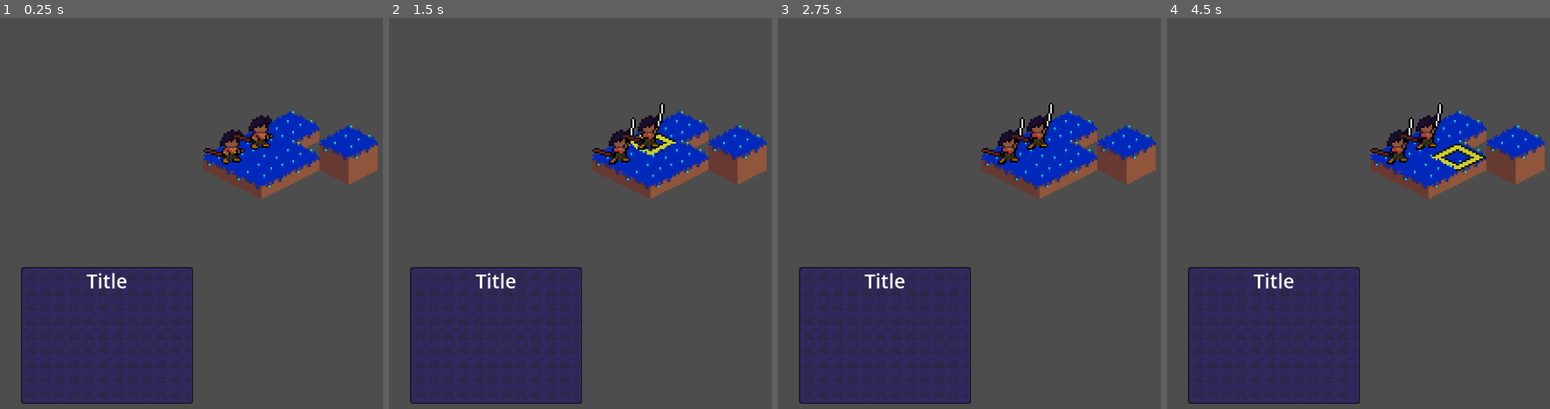
Above: before the commit, frames 1-4 (left to right).
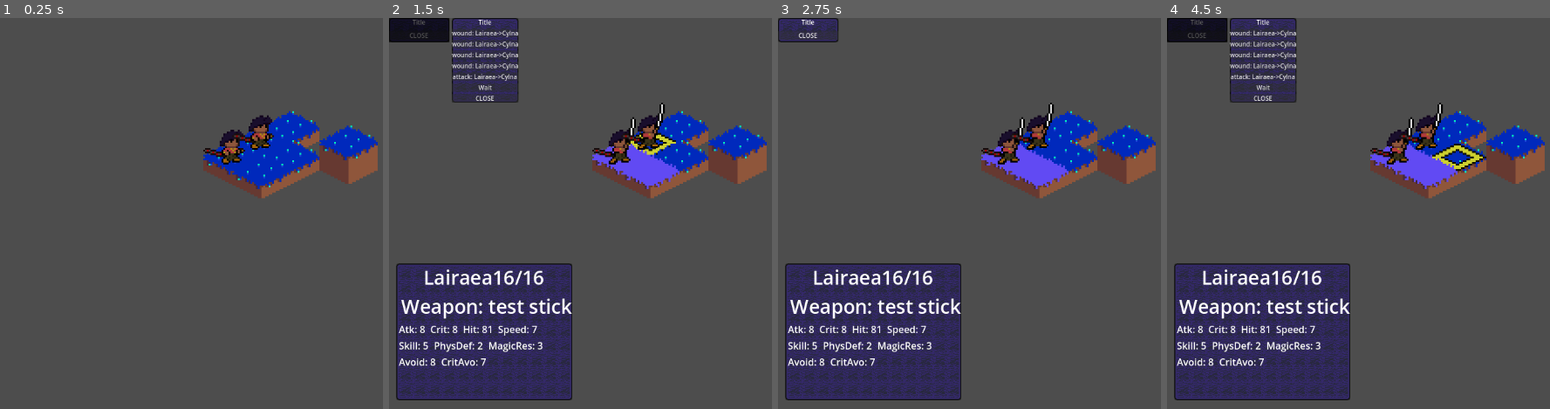
Above: after the commit, the same moments.

Repository: Puffe14/godot-breaker-srpg
Game: Godot game, scene res://nodes/main_gui.tscn
Same seed, same stepped clock (60 frames per second), same inputs: the game is played once before the commit and once after it. The project has no main scene, so this scene is started directly.
Inputs (mouse positions are in pixels of both pictures, inside the frame that each line leads up to):
- Up to frame 1 (0.25 s): no input
- Up to frame 2 (1.5 s): move the mouse to (622, 154) at 0.52 s; click (622, 154) at 0.6 s; tap Enter at 1.25 s; move the mouse to (649, 143) at 1.27 s; click (649, 143) at 1.35 s
- Up to frame 3 (2.75 s): click (873, 33) at 2 s, where only the run after the commit has a clickable "wound: Lairaea->Cylna"
- Up to frame 4 (4.5 s): tap Space at 2.75 s; move the mouse to (1427, 170) at 2.77 s; click (1427, 170) at 2.85 s; click (1262, 45) at 3.5 s, where only the run after the commit has a clickable "wound: Lairaea->Cylna"; tap Enter at 4.25 s; move the mouse to (1458, 154) at 4.27 s; click (1458, 154) at 4.35 s

The runs differ from the first frame. In frame 1, 16% of the frame differs, in the area x 5-51%, y 63-99%; in frame 2, 15%; in frame 3, 11%; in frame 4, 15%.

Commit message:
Added tile and unit container classes, Fixed emitting for available action location

Diff:
--- a/nodes/main_gui.tscn
+++ b/nodes/main_gui.tscn
@@ -8,15 +8,17 @@
 [ext_resource type="Resource" uid="uid://dbvi4m2ryv53" path="res://resources/data/units/test_unit_l.tres" id="6_4lkkm"]
 [ext_resource type="SpriteFrames" uid="uid://c0rww68rlw5y4" path="res://resources/images/animation/lairaea.tres" id="7_qdy25"]
 [ext_resource type="Resource" uid="uid://bie562w7q05je" path="res://resources/data/units/test_unit_c.tres" id="8_mvnht"]
-[ext_resource type="Texture2D" uid="uid://dip55r228m6to" path="res://resources/images/ui/background-purple.png" id="9_cu6kq"]
+[ext_resource type="PackedScene" uid="uid://c73exgfedhbd7" path="res://nodes/menus/unit_container.tscn" id="9_4lkkm"]
+[ext_resource type="PackedScene" uid="uid://d3leony1sl4j3" path="res://nodes/menus/tile_container.tscn" id="10_4lkkm"]
 
-[sub_resource type="Theme" id="Theme_4lkkm"]
-default_font_size = 32
-
-[node name="MainGUI" type="Node2D" node_paths=PackedStringArray("map")]
+[node name="MainGUI" type="Node2D" node_paths=PackedStringArray("map", "hud_node", "menu_node", "unit_container", "tile_container")]
 script = ExtResource("1_q7ebc")
 map = NodePath("MapNode")
 game = ExtResource("2_spby4")
+hud_node = NodePath("HUD")
+menu_node = NodePath("HUD/MenuControl")
+unit_container = NodePath("HUD/UnitContainer")
+tile_container = NodePath("HUD/TileContainer")
 
 [node name="MapNode" parent="." instance=ExtResource("2_7wb8r")]
 position = Vector2(336, 202)
@@ -39,41 +41,21 @@
 offset_right = 40.0
 offset_bottom = 40.0
 
-[node name="MarginContainer" type="MarginContainer" parent="HUD"]
+[node name="UnitContainer" parent="HUD" instance=ExtResource("9_4lkkm")]
 layout_mode = 0
-offset_left = 35.0
-offset_top = 412.0
-offset_right = 319.0
-offset_bottom = 638.0
+offset_left = 12.0
+offset_top = 406.0
+offset_right = 296.0
+offset_bottom = 632.0
 
-[node name="NinePatchRect" type="NinePatchRect" parent="HUD/MarginContainer"]
-custom_minimum_size = Vector2(100, 0)
-layout_mode = 2
-texture = ExtResource("9_cu6kq")
-region_rect = Rect2(0, 0, 32, 32)
-patch_margin_left = 4
-patch_margin_top = 4
-patch_margin_right = 4
-patch_margin_bottom = 4
-axis_stretch_horizontal = 1
-axis_stretch_vertical = 1
+[node name="TileContainer" parent="HUD" instance=ExtResource("10_4lkkm")]
+layout_mode = 0
+offset_left = 921.0
+offset_top = 565.0
+offset_right = 1136.0
+offset_bottom = 632.0
 
-[node name="PanelContainer" type="PanelContainer" parent="HUD/MarginContainer"]
-layout_mode = 2
-
-[node name="VBoxContainer" type="VBoxContainer" parent="HUD/MarginContainer/PanelContainer"]
-layout_mode = 2
-
-[node name="Title" type="Label" parent="HUD/MarginContainer/PanelContainer/VBoxContainer"]
-layout_mode = 2
-theme = SubResource("Theme_4lkkm")
-text = "Title"
-horizontal_alignment = 1
-
-[node name="StatList" type="VBoxContainer" parent="HUD/MarginContainer/PanelContainer/VBoxContainer"]
-layout_mode = 2
-
-[node name="HideRect" type="ColorRect" parent="HUD/MarginContainer"]
-visible = false
-layout_mode = 2
-color = Color(0, 0, 0, 0.6392157)
+[node name="MenuControl" type="Control" parent="HUD"]
+anchors_preset = 0
+offset_right = 40.0
+offset_bottom = 40.0
--- a/nodes/menus/button_menu.tscn
+++ b/nodes/menus/button_menu.tscn
@@ -1,8 +1,7 @@
-[gd_scene load_steps=6 format=3 uid="uid://crdd7l11uuw22"]
+[gd_scene load_steps=5 format=3 uid="uid://crdd7l11uuw22"]
 
 [ext_resource type="Texture2D" uid="uid://dip55r228m6to" path="res://resources/images/ui/background-purple.png" id="1_lerbw"]
 [ext_resource type="Script" uid="uid://6ho420hkl0gv" path="res://nodes/menus/button_menu.gd" id="1_rc8qm"]
-[ext_resource type="Resource" uid="uid://dbvi4m2ryv53" path="res://resources/data/units/test_unit_l.tres" id="4_c0ade"]
 
 [sub_resource type="StyleBoxFlat" id="StyleBoxFlat_rc8qm"]
 bg_color = Color(0.19076231, 0.19076234, 0.19076222, 0.4745098)
@@ -24,7 +23,6 @@
 menu_h_container = NodePath("HMenuContainer")
 hider_rect = NodePath("HMenuContainer/MarginContainer/HideRect")
 title = NodePath("HMenuContainer/MarginContainer/PanelContainer/VBoxContainer/Title")
-user = ExtResource("4_c0ade")
 
 [node name="HMenuContainer" type="HBoxContainer" parent="."]
 layout_mode = 0
--- a/nodes/menus/button_option.gd
+++ b/nodes/menus/button_option.gd
@@ -18,7 +18,7 @@
 	var options: Array = []
 	# if the options is an action, play it instead
 	if item.has_method("play"):
-		game.add_to_stack(item)
+		game.add_to_stack(item, user)
 		return []
 	## create sub menu options
 	# if the item has an inventory
--- /dev/null
+++ b/nodes/menus/tile_container.tscn
@@ -0,0 +1,48 @@
+[gd_scene load_steps=4 format=3 uid="uid://d3leony1sl4j3"]
+
+[ext_resource type="Texture2D" uid="uid://dip55r228m6to" path="res://resources/images/ui/background-purple.png" id="1_bvy3b"]
+[ext_resource type="Script" uid="uid://p0roxqun8pi1" path="res://scripts/ui/tile_container.gd" id="1_oyo3n"]
+
+[sub_resource type="Theme" id="Theme_4lkkm"]
+default_font_size = 32
+
+[node name="TileContainer" type="MarginContainer" node_paths=PackedStringArray("title", "stat_container")]
+offset_left = 919.0
+offset_top = 571.0
+offset_right = 1134.0
+offset_bottom = 638.0
+script = ExtResource("1_oyo3n")
+title = NodePath("PanelContainer/VBoxContainer/Title")
+stat_container = NodePath("PanelContainer/VBoxContainer/StatList")
+
+[node name="NinePatchRect" type="NinePatchRect" parent="."]
+custom_minimum_size = Vector2(100, 0)
+layout_mode = 2
+texture = ExtResource("1_bvy3b")
+region_rect = Rect2(0, 0, 32, 32)
+patch_margin_left = 4
+patch_margin_top = 4
+patch_margin_right = 4
+patch_margin_bottom = 4
+axis_stretch_horizontal = 1
+axis_stretch_vertical = 1
+
+[node name="PanelContainer" type="PanelContainer" parent="."]
+layout_mode = 2
+
+[node name="VBoxContainer" type="VBoxContainer" parent="PanelContainer"]
+layout_mode = 2
+
+[node name="Title" type="Label" parent="PanelContainer/VBoxContainer"]
+layout_mode = 2
+theme = SubResource("Theme_4lkkm")
+text = "Tile"
+horizontal_alignment = 1
+
+[node name="StatList" type="VBoxContainer" parent="PanelContainer/VBoxContainer"]
+layout_mode = 2
+
+[node name="HideRect" type="ColorRect" parent="."]
+visible = false
+layout_mode = 2
+color = Color(0, 0, 0, 0.6392157)
--- /dev/null
+++ b/nodes/menus/unit_container.tscn
@@ -0,0 +1,84 @@
+[gd_scene load_steps=4 format=3 uid="uid://c73exgfedhbd7"]
+
+[ext_resource type="Script" uid="uid://ddg2of0p5ik6o" path="res://scripts/ui/unit_container.gd" id="1_altb7"]
+[ext_resource type="Texture2D" uid="uid://dip55r228m6to" path="res://resources/images/ui/background-purple.png" id="2_nu1ys"]
+
+[sub_resource type="Theme" id="Theme_4lkkm"]
+default_font_size = 32
+
+[node name="UnitContainer" type="MarginContainer" node_paths=PackedStringArray("title", "stat_container")]
+offset_left = 35.0
+offset_top = 412.0
+offset_right = 319.0
+offset_bottom = 638.0
+script = ExtResource("1_altb7")
+title = NodePath("PanelContainer/VBoxContainer/Title")
+stat_container = NodePath("PanelContainer/VBoxContainer/HFlowContainer")
+
+[node name="NinePatchRect" type="NinePatchRect" parent="."]
+custom_minimum_size = Vector2(100, 0)
+layout_mode = 2
+texture = ExtResource("2_nu1ys")
+region_rect = Rect2(0, 0, 32, 32)
+patch_margin_left = 4
+patch_margin_top = 4
+patch_margin_right = 4
+patch_margin_bottom = 4
+axis_stretch_horizontal = 1
+axis_stretch_vertical = 1
+
+[node name="PanelContainer" type="PanelContainer" parent="."]
+layout_mode = 2
+
+[node name="VBoxContainer" type="VBoxContainer" parent="PanelContainer"]
+layout_mode = 2
+
+[node name="Title" type="Label" parent="PanelContainer/VBoxContainer"]
+layout_mode = 2
+theme = SubResource("Theme_4lkkm")
+text = "Unit"
+horizontal_alignment = 1
+
+[node name="HFlowContainer" type="HFlowContainer" parent="PanelContainer/VBoxContainer"]
+layout_mode = 2
+
+[node name="Title" type="Label" parent="PanelContainer/VBoxContainer/HFlowContainer"]
+layout_mode = 2
+theme = SubResource("Theme_4lkkm")
+text = "Unit"
+horizontal_alignment = 1
+
+[node name="Title2" type="Label" parent="PanelContainer/VBoxContainer/HFlowContainer"]
+layout_mode = 2
+theme = SubResource("Theme_4lkkm")
+text = "Unit"
+horizontal_alignment = 1
+
+[node name="Title3" type="Label" parent="PanelContainer/VBoxContainer/HFlowContainer"]
+layout_mode = 2
+theme = SubResource("Theme_4lkkm")
+text = "Unit"
+horizontal_alignment = 1
+
+[node name="Title4" type="Label" parent="PanelContainer/VBoxContainer/HFlowContainer"]
+layout_mode = 2
+theme = SubResource("Theme_4lkkm")
+text = "Unit"
+horizontal_alignment = 1
+
+[node name="Title5" type="Label" parent="PanelContainer/VBoxContainer/HFlowContainer"]
+layout_mode = 2
+theme = SubResource("Theme_4lkkm")
+text = "Unit"
+horizontal_alignment = 1
+
+[node name="Title6" type="Label" parent="PanelContainer/VBoxContainer/HFlowContainer"]
+layout_mode = 2
+theme = SubResource("Theme_4lkkm")
+text = "Unit"
+horizontal_alignment = 1
+
+[node name="HideRect" type="ColorRect" parent="."]
+visible = false
+layout_mode = 2
+color = Color(0, 0, 0, 0.6392157)
--- a/scripts/components/game/ai.gd
+++ b/scripts/components/game/ai.gd
@@ -6,16 +6,16 @@
 var currentUnit: Units = null
 
 func _init(_game: Game = null) -> void:
-    game = _game
+	game = _game
 
 ## Called to make the AI act and continue going through groups*/
 func play():
-    if (currentGroup || currentGroup.doneActing) and !groupsLeft.is_empty():
-        currentGroup = nextGroup()
-    if currentGroup.doneActing():
-        currentGroup = null
-    if currentGroup:
-        continue_group(currentGroup)
+	if (currentGroup || currentGroup.doneActing) and !groupsLeft.is_empty():
+		currentGroup = nextGroup()
+	if currentGroup.doneActing():
+		currentGroup = null
+	if currentGroup:
+		continue_group(currentGroup)
 
   ## Gives a random item [T] from a collection.*/
 #func randomFrom[T, C[T] <: collection.Seq[T]](thingCollection: C[T]): T =
@@ -52,28 +52,28 @@
 
   ## Adds Groups next action to the action queue of the game.*/
 func continue_group(g: Group):
-    var actAndGo: Array[Action] = []
-    #match selectNextAction(g):
-    #  case Some(c: Combat) =>
-    #    game.move(c.select) match
-    #      #  In case the character needs to move
-    #      case Some(move) =>
-    #        move.location = c.location
-    #        Vector(move, c)
-    #      #  If no movement takes place
-    #      case _ => Vector(c)
-    #  case Some(a: Action) =>
-    #    Vector(a)
-    #  case _ => Vector()
-    actAndGo.push_back(unitBestAction(g.haveNotActed().pop_front()))
-    addToStack(actAndGo)
+	var actAndGo: Array[Action] = []
+	#match selectNextAction(g):
+	#  case Some(c: Combat) =>
+	#    game.move(c.select) match
+	#      #  In case the character needs to move
+	#      case Some(move) =>
+	#        move.location = c.location
+	#        Vector(move, c)
+	#      #  If no movement takes place
+	#      case _ => Vector(c)
+	#  case Some(a: Action) =>
+	#    Vector(a)
+	#  case _ => Vector()
+	actAndGo.push_back(unitBestAction(g.haveNotActed().pop_front()))
+	addToStack(actAndGo)
 
 
 
 # !!! could I add a way to track action priority based on if hp is critical or so on?
 ### Checks the best action for a unit*/
 func unitBestAction(u: Units) -> Action:
-    return game.availableActions(u).pop_front()
+	return game.availableActions(u).pop_front()
 #    var chosen: Vector[Action] = Vector()
 #    #  equip the first weapon&medkit, all armor in inventory
 #    u.equipFirst()
@@ -135,12 +135,12 @@
 #
   ##  Add action to the stack of the game. */
 func addToStack(actions: Array[Action]):
-    for act in actions:
-        game.add_to_stack(act)
+	for act in actions:
+		game.add_to_stack(act)
 
 
 func nextGroup():
-    currentGroup = groupsLeft.pop_back()
+	currentGroup = groupsLeft.pop_back()
 
 #func checkGroupCondition() = ()
 #
--- a/scripts/components/game/game.gd
+++ b/scripts/components/game/game.gd
@@ -55,6 +55,8 @@
 	# Select a new acting unit
 	elif occupiable:
 		acting = occupant
+	else:
+		acting = null
 	update.emit()
 
 ### ACTIONS INTO STACK ###
@@ -88,18 +90,19 @@
 				#  possible breaks
 				if unit.canBreak():
 					for b in utr.unit.breakableParts():
-						combats.push_back(break_combat.recreate(unit, utr.unit, utr.dist, b))
+						newActions.push_back(break_combat.recreate(unit, utr.unit, utr.dist, b))
 				#  possible wounds
 				if unit.canWound():
 					for b in utr.unit.woundableParts():
-						combats.push_back(wound_combat.recreate(unit, utr.unit, utr.dist, b))
+						newActions.push_back(wound_combat.recreate(unit, utr.unit, utr.dist, b))
 				#  combine all of them with basic Combat
-				combats.push_back(regular_combat.recreate(unit, utr.unit, utr.dist))
+				newActions.push_back(regular_combat.recreate(unit, utr.unit, utr.dist))
 				for na in newActions:
 					# Sets where these actions are happening so that a correct Move is made.
-					na.location = utr.tile
+					na.location = tile
 					# Sets the weapon used when the actions happen
 					na.weapon = weapon
+				total.append_array(newActions)
 
 		var heals = [] #(for medkit <- unit.usableMedkits yield # Medkits that the character could use
 #fm.movementRangeTiles(unit) # On movement range tiles --Tiles
--- a/scripts/components/maps/field_map.gd
+++ b/scripts/components/maps/field_map.gd
@@ -61,7 +61,7 @@
 	var former = tileOf(unit)
 	if target.occupiable:
 		# remove from previous
-		if former.occupiable:
+		if former and former.occupiable:
 			former.occupiable.removeOccupant()
 		# add to new target tile
 		target.occupiable.addOccupant(unit)
--- a/scripts/components/tiles/occupiable.gd
+++ b/scripts/components/tiles/occupiable.gd
@@ -12,8 +12,8 @@
 	return occupant !=  null
 
 func addOccupant(newUnit: Units) -> void:
-	if occupied():
-		print("Adding Occupant "+newUnit.name+" failed. Tile already has "+occupant.name)
+	if occupied() and occupant != newUnit:
+		print("Adding Occupant "+newUnit.character.myName+" failed. Tile already has "+occupant.character.myName)
 	else:
 		occupant = newUnit
 
--- a/scripts/ui/main_gui.gd
+++ b/scripts/ui/main_gui.gd
@@ -4,15 +4,26 @@
 @export var game: Game = null
 var popup_text: PackedScene = preload("res://nodes/popup_text.tscn")
 var pre_button_menu = preload("res://nodes/menus/button_menu.tscn")
+@export var hud_node: Control = null
+@export var menu_node: Control = null
+@export var unit_container: UnitContainer = null
+@export var tile_container: TileContainer = null
 
 func _ready() -> void:
 	map.move.connect(move)
 	game.currentMap = map.field_map
+	game.update.connect(on_game_update)
 	map.draw_tiles(map.direction)
+	draw_and_set_tiles()
+
+var set = false
+func _process(_delta):
+	game.currentMap = map.field_map
+	if !game.update.is_connected(on_game_update):
+		game.update.connect(on_game_update)
+	#if !set:
+	#	set = true
 	map.set_tiles_in_nodes()
-
-
-func _process(_delta):
 	connect_tile_nodes()
 	show_movement_range()
 	if game.queue.is_empty(): return
@@ -21,6 +32,7 @@
 	current_action.move.connect(move)
 	await current_action.stop
 
+### UNIT NODE HANDLING ###
 
 func animate(animation: String, unit: Units, delay: float, msg: String = ""):
 	for u in get_tree().get_nodes_in_group("unit"):
@@ -36,11 +48,11 @@
 	var pos = map.tile_translated_to_v2(location)
 	move(pos, unit, location.position.z, delay)
 
-
+### TILE NODE HANDING ###
 
 func tile_sent_selected(tile: Tile):
 	game.selectTile(tile)
-	$Control/Label.text = str(tile)
+	tile_container._ready(tile)
 
 func connect_tile_nodes():
 	for i: Tile in game.currentMap.grid.tiles:
@@ -57,13 +69,27 @@
 		if node:
 			node.show_move_sprite(true)
 
-
-func on_game_update():
+func draw_and_set_tiles():
 	map.draw_tiles(map.direction)
 	map.set_tiles_in_nodes()
 
-	var menu = pre_button_menu.instantiate()
-	#menu.new_menu([game.acting])
-	menu.new_menu(game.availableActions(game.acting))
-	$Control/Label.text = str(game.acting)
-	$Control.add_child(menu)
+func on_game_update():
+	draw_and_set_tiles()
+	unit_container._ready(game.acting)
+	if game.acting == game.target:
+		free_children(menu_node)
+		var menu = pre_button_menu.instantiate()
+		menu.game = game
+		menu.new_menu([game.acting])
+		menu_node.add_child(menu)
+	elif game.target:
+		free_children(menu_node)
+		var menu = pre_button_menu.instantiate()
+		menu.game = game
+		menu.user = game.acting
+		menu.new_menu(game.availableActions(game.acting))
+		hud_node.add_child(menu)
+
+func free_children(node) -> void:
+	for child in node.get_children():
+		child.queue_free()
--- a/scripts/ui/map_node.gd
+++ b/scripts/ui/map_node.gd
@@ -35,7 +35,8 @@
 		pos = translate_back_dir(pos)
 		var tile: Tile = field_map.grid.get_tile_v(pos)
 		tile_node.tile = tile
-		tile.show_move.connect(tile_node.show_move_sprite)
+		if !tile.show_move.is_connected(tile_node.show_move_sprite):
+			tile.show_move.connect(tile_node.show_move_sprite)
 		tile_node._ready()
 	#joku.sort_custom(sort_tiles_pos_x_y)
 	#for i: int in range(0,joku.size()):
--- /dev/null
+++ b/scripts/ui/stat_container.gd
@@ -0,0 +1,32 @@
+extends MarginContainer
+
+@export var title: Label = null
+@export var stat_container: HFlowContainer = null
+@export var stats: Stats = null
+
+func _ready(new_stat: Stats = null) -> void:
+	if new_stat:
+		stats = new_stat
+	set_stat()
+
+func set_stat():
+	for child_node in stat_container.get_children():
+		child_node.queue_free()
+	var stat_labels = [
+		"stn: "+str(stats.stn),
+		"mag: "+str(stats.mag),
+		"skl: "+str(stats.skl),
+		"spd: "+str(stats.spd),
+		"def: "+str(stats.dfn),
+		"res: "+str(stats.res),
+		"move: "+str(stats.move),
+		"jump: "+str(stats.jump)
+	]
+	for label_text in stat_labels:
+		var new_label: Label = Label.new()
+		new_label.text = label_text
+		stat_container.add_child(new_label)
+
+#class StatLabel:
+#	func _init() -> void:
+#
--- a/scripts/ui/test_menu.gd
+++ b/scripts/ui/test_menu.gd
@@ -92,7 +92,8 @@
 	#menu.new_menu([game.acting])
 	var menu = pre_button_menu.instantiate()
 	menu.game = game
-	menu.new_menu(game.availableActions(game.acting))
+	menu.user = game.acting
+	menu.new_menu(game.availableActions(game.acting, true))
 	$Control/Label.text = str(game.acting)
 	for i in $Control/MenuControl.get_children():
 		i.queue_free()
--- /dev/null
+++ b/scripts/ui/tile_container.gd
@@ -0,0 +1,50 @@
+class_name TileContainer extends MarginContainer
+
+@export var title: Label = null
+@export var stat_container: Container = null
+@export var tile: Tile = null
+
+func _ready(new_tile = null) -> void:
+	tile = new_tile
+	set_stat()
+
+func set_visibility() -> bool:
+	if !(tile) or tile.tile_name == "":
+		visible = false
+	else: visible = true
+	return visible
+
+func set_stat():
+	if !set_visibility(): return # stop if not visible
+
+	title.text = tile.tile_name
+	#for child_node in stat_container.get_children():
+	#	child_node.queue_free()
+	#var stat_labels = [
+	#	" Atk: "+str(unit.AT()),
+	#	" Crit: "+str(unit.CR()),
+	#	" Hit: "+str(unit.HI()),
+	#	" Speed: "+str(unit.AS()),
+	#	" Skill: "+str(unit.SK()),
+	#	" PhysDef: "+str(unit.PD()),
+	#	" MagicRes: "+str(unit.MD()),
+	#	" Avoid: "+str(unit.CR()),
+	#	" CritAvo: "+str(unit.CA())
+	#]
+		#"\n",
+		#"stn: "+str(unit.stn()),
+		#"mag: "+str(unit.mag()),
+		#"skl: "+str(unit.skl()),
+		#"spd: "+str(unit.spd()),
+		#"def: "+str(unit.dfn()),
+		#"res: "+str(unit.res()),
+		#"move: "+str(unit.MOVE()),
+		#"jump: "+str(unit.JUMP())
+	#for label_text in stat_labels:
+	#	var new_label: Label = Label.new()
+	#	new_label.text = label_text
+	#	stat_container.add_child(new_label)
+
+#class StatLabel:
+#	func _init() -> void:
+#
--- /dev/null
+++ b/scripts/ui/unit_container.gd
@@ -0,0 +1,50 @@
+class_name UnitContainer extends MarginContainer
+
+@export var title: Label = null
+@export var stat_container: Container = null
+@export var unit = null
+
+func _ready(new_unit = null) -> void:
+	unit = new_unit
+	set_stat()
+
+func set_visibility() -> bool:
+	if !(unit):
+		visible = false
+	else: visible = true
+	return visible
+
+func set_stat():
+	if !set_visibility(): return # stop if not visible
+
+	title.text = unit.shortInfo()
+	for child_node in stat_container.get_children():
+		child_node.queue_free()
+	var stat_labels = [
+		" Atk: "+str(unit.AT()),
+		" Crit: "+str(unit.CR()),
+		" Hit: "+str(unit.HI()),
+		" Speed: "+str(unit.AS()),
+		" Skill: "+str(unit.SK()),
+		" PhysDef: "+str(unit.PD()),
+		" MagicRes: "+str(unit.MD()),
+		" Avoid: "+str(unit.CR()),
+		" CritAvo: "+str(unit.CA())
+	]
+		#"\n",
+		#"stn: "+str(unit.stn()),
+		#"mag: "+str(unit.mag()),
+		#"skl: "+str(unit.skl()),
+		#"spd: "+str(unit.spd()),
+		#"def: "+str(unit.dfn()),
+		#"res: "+str(unit.res()),
+		#"move: "+str(unit.MOVE()),
+		#"jump: "+str(unit.JUMP())
+	for label_text in stat_labels:
+		var new_label: Label = Label.new()
+		new_label.text = label_text
+		stat_container.add_child(new_label)
+
+#class StatLabel:
+#	func _init() -> void:
+#
Not shown, added: scripts/ui/stat_container.gd.uid
Not shown, added: scripts/ui/tile_container.gd.uid
Not shown, added: scripts/ui/unit_container.gd.uid
